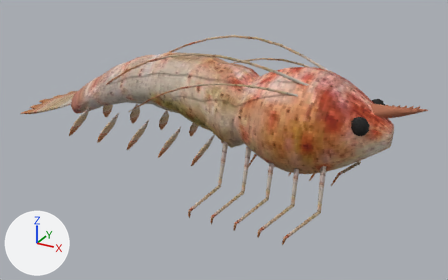
An edit to the glTF model public/aqua/models/fish/juv_cherry_shrimp.glb, drawn before and after from the same camera.
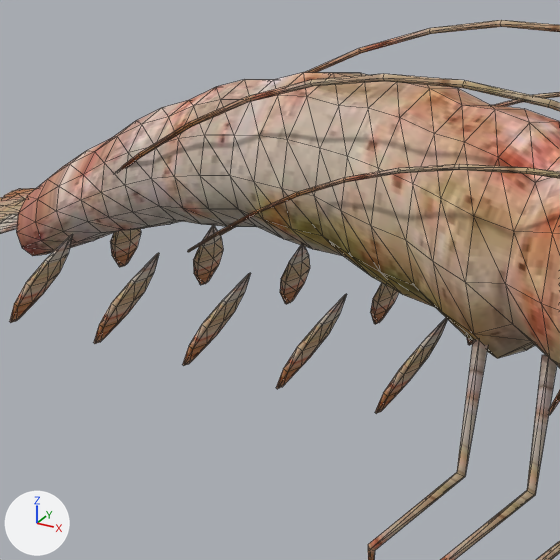
Each version appears first whole from a camera (50 mm lens) standing at (4460.001, -2.286, 0.99) and looking at (4458.736, 0.014, -0.16), and next in a close-up on the part from 15% to 56% of the width and 10% to 77% of the height. Every picture has the same lights, and +X, +Y and +Z are marked at lower left. The older version's two pictures come first. The close-ups show mesh edges as thin lines. Vertices at exactly the same position are counted once.

The first close-up shows 'juv_cherry_shrimp'.
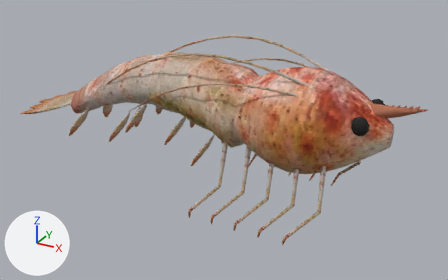
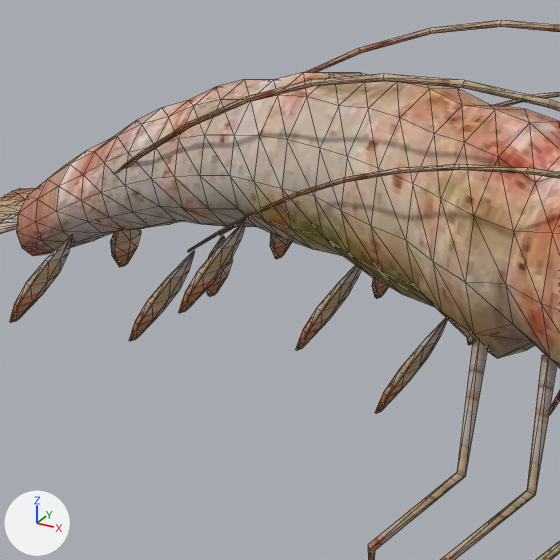
Pixel boxes (x1, y1, x2, y2) of what changed, in the close-ups (560 x 560 px; the box of a moved part takes in the faces that stretch with it):
part 1 of me_juv_cherry_shrimp, moved or reshaped: before (371, 283, 399, 324); after (372, 278, 388, 299)
part 2 of me_juv_cherry_shrimp, moved or reshaped: before (280, 245, 310, 304); after (270, 233, 292, 259)
part 3 of me_juv_cherry_shrimp, moved or reshaped: before (193, 225, 223, 285); after (206, 236, 233, 297)
part 4 of me_juv_cherry_shrimp, moved or reshaped: before (276, 294, 347, 389); after (295, 265, 361, 351)
part 5 of me_juv_cherry_shrimp, moved or reshaped: before (182, 273, 251, 366); after (178, 224, 245, 313)
part 6 of me_juv_cherry_shrimp, moved or reshaped: before (94, 253, 159, 344); after (129, 251, 195, 341)

Patch to the scene script:
```diff
--- a/public/aqua/models/fish/juv_cherry_shrimp.glb.py
+++ b/public/aqua/models/fish/juv_cherry_shrimp.glb.py
@@ me_juv_cherry_shrimp @@
 me_juv_cherry_shrimp.from_pydata(...)  # 1306 vertices, 2490 faces; spans x 4457.62..4459.62, y -0.33..0.33, z -0.42..0.3
 # used by ob_juv_cherry_shrimp; location = (0.0, 0.0, 0.0)
+# me_juv_cherry_shrimp part 1: the loose piece of 32 vertices spanning x 4458.48..4458.56, y 0.07..0.16, z -0.24..-0.1 is moved by (0.02, -0.02, 0.06)
+# me_juv_cherry_shrimp part 2: the loose piece of 32 vertices spanning x 4458.3..4458.38, y 0.07..0.16, z -0.24..-0.1 is moved by (-0.01, -0.01, 0.08)
+# me_juv_cherry_shrimp part 3: the loose piece of 32 vertices spanning x 4458.12..4458.2, y 0.07..0.16, z -0.24..-0.1 is moved by (0.04, -0.03, 0.0)
+# me_juv_cherry_shrimp part 4: the loose piece of 32 vertices spanning x 4458.48..4458.56, y -0.16..-0.07, z -0.24..-0.1 is moved by (0.02, 0.03, 0.06)
+# me_juv_cherry_shrimp part 5: the loose piece of 32 vertices spanning x 4458.3..4458.38, y -0.16..-0.07, z -0.24..-0.1 is moved by (-0.01, 0.01, 0.08)
+# me_juv_cherry_shrimp part 6: the loose piece of 32 vertices spanning x 4458.12..4458.2, y -0.16..-0.07, z -0.24..-0.1 is moved by (0.04, 0.03, 0.0)
 me_juv_cherry_shrimp.materials.append(mat_natural_pbr_atlas)
```
